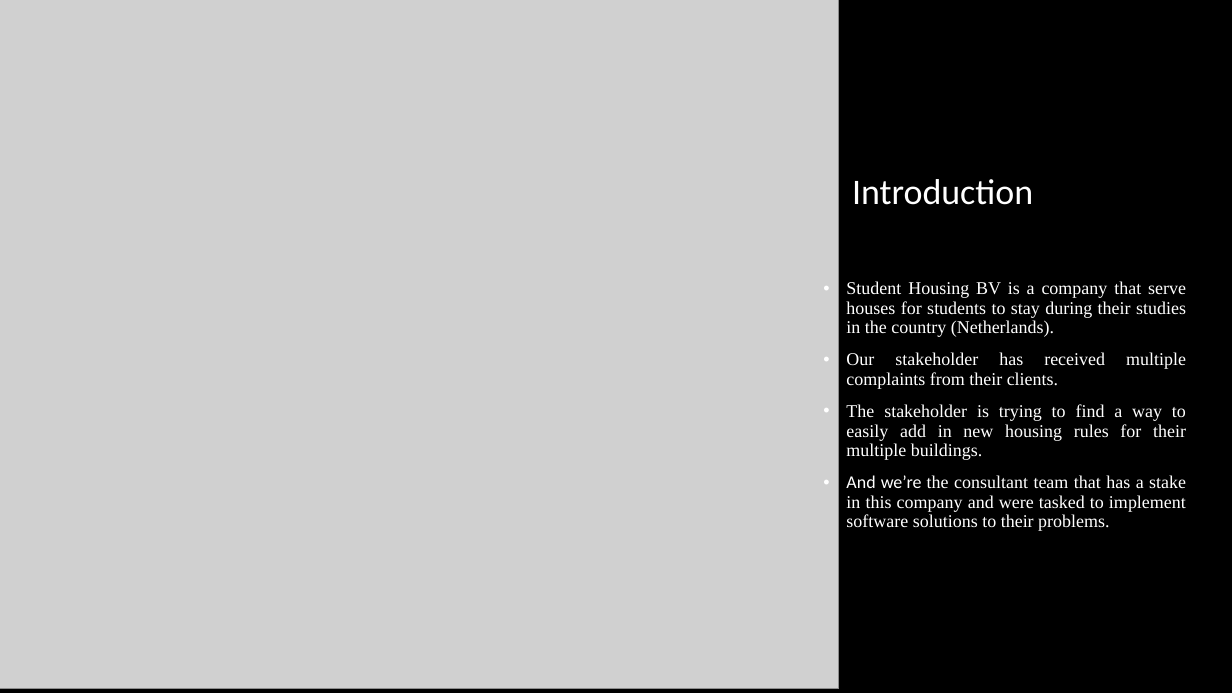
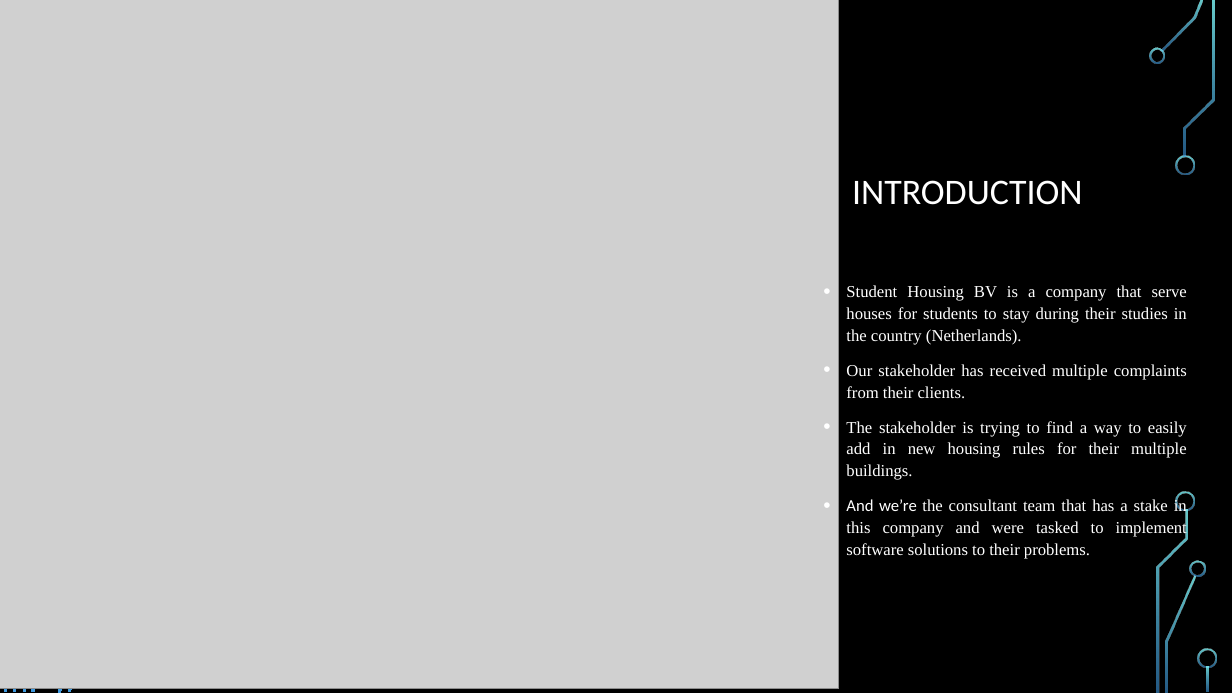
Before and after one commit to GenoShaSha/StudentHousing_Project, a slide deck: slide 2 of FinalProject.pptx. Drawn at 1232x693 pixels with LibreOffice and Linux fonts; fonts in the diff are those of the drawing; grey boxes stand for pictures; background and template pictures are left out. Boxes give left, top, right and bottom in pixels: in the first picture for what was removed or moved away, otherwise in the second. Text is boxed around its words. In the diff, an @@ line names an element or a change of style, - is before the commit and + after.

```diff
--- a/FinalProject.pptx
+++ b/FinalProject.pptx
@@ title at box(852, 180, 1082, 205): text changed @@
-Introduction
+INTRODUCTION
@@ text "Student Housing BV is a ..." at box(846, 285, 1187, 559): size 14 to 12.9 pt; line spacing 0.9 to 1.1 @@
@@ group added at box(0, 0, 1217, 693): 14 freeform shapes, 2 rectangles @@
```
Also in this commit, not shown: 8 other slides changed, 4 slides added, 2 slides removed, 2 other files.
